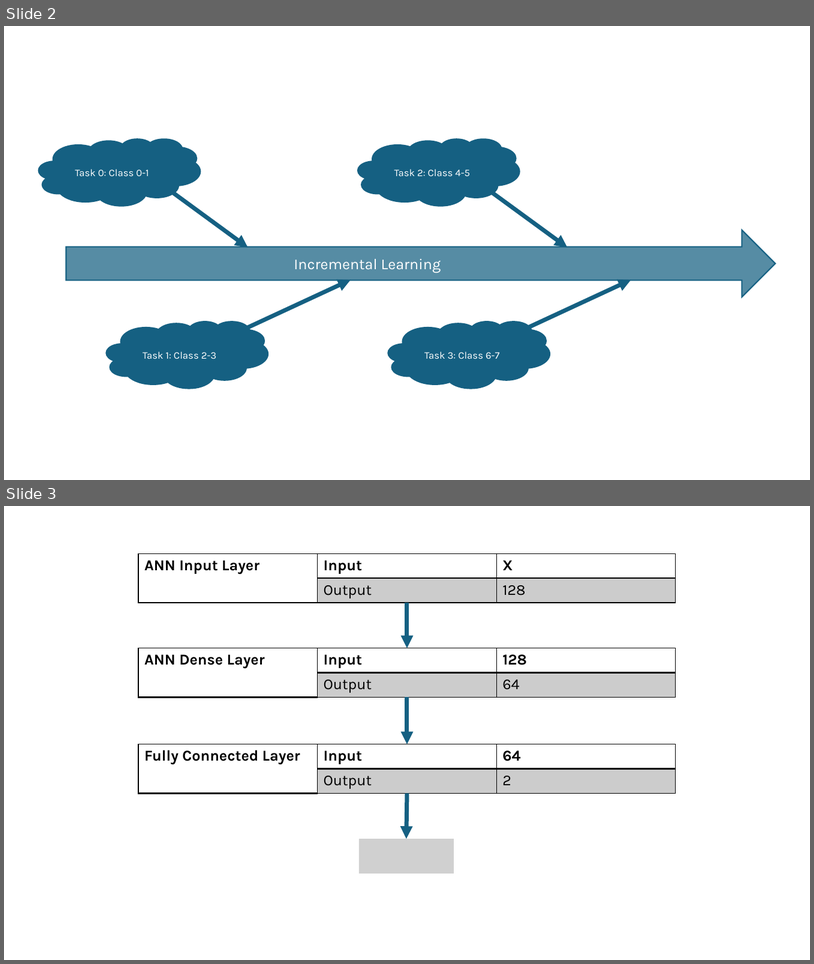
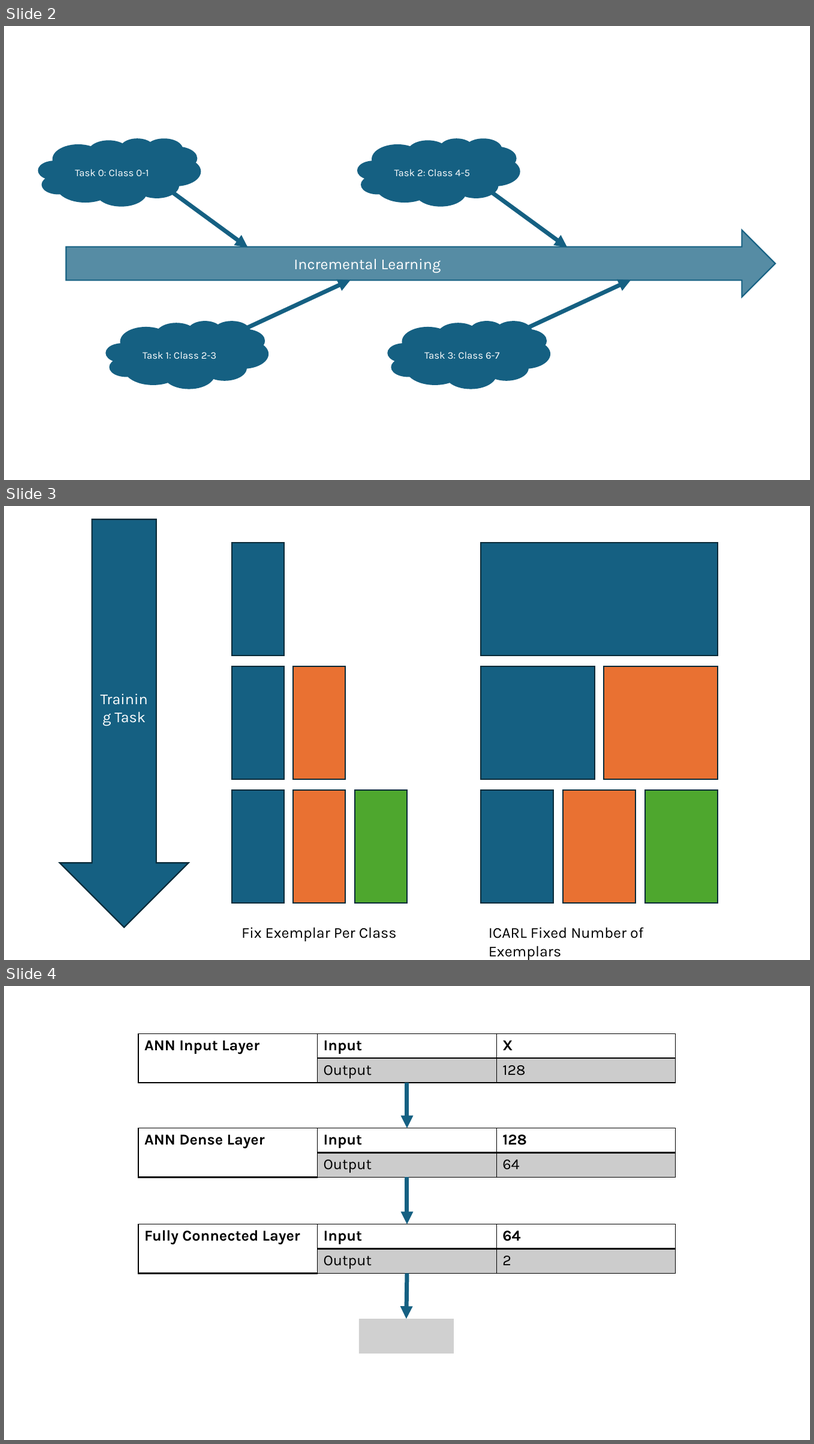
Before and after one commit to NguyenQuangMinh0504/CIL_NIDS, a slide deck: Media/Figure.pptx. Shown one above the other, each under a label of ours: slides 2 and 3 before the commit, slides 2, 3 and 4 after it. The pictures are 814x964 and 814x1444 pixels, drawn with LibreOffice and Linux fonts; fonts in the diff are those of the drawing; grey boxes stand for pictures. Boxes give left, top, right and bottom in pixels: in the first picture for what was removed or moved away, otherwise in the second. Text is boxed around its words. In the diff, an @@ line names an element or a change of style, - is before the commit and + after.

```diff
--- a/Media/Figure.pptx
+++ b/Media/Figure.pptx
@@ slide 3 added at (4, 506, 810, 960), background #FFFFFF @@
@@ group added at (60, 519, 719, 960): 12 rectangles, 2 texts, 1 down arrow @@
+Training Task
+Fix Exemplar Per Class
+ICARL Fixed Number of Exemplars
@@ what was slide 3 is now slide 4 @@
```
Also in this commit, not shown: 6 other files.
